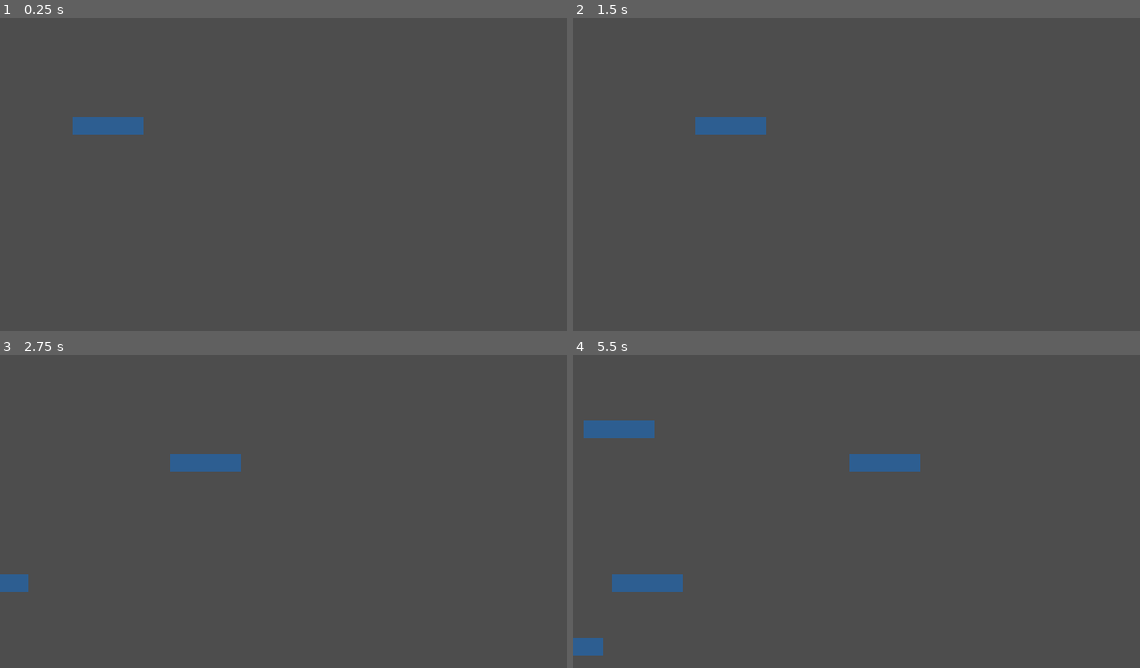
Above: before the commit, frames 1-4 (two rows, left to right).
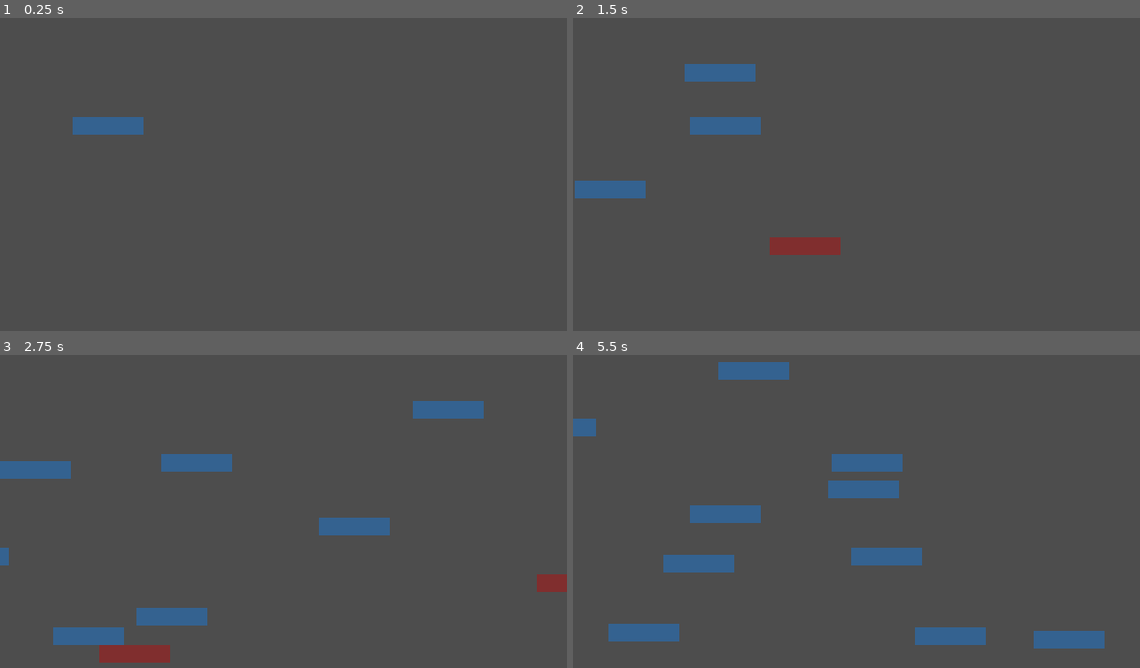
Above: after the commit, the same moments.

Repository: daniboygg/ludumdare-58
Game: Godot game, scene res://main.tscn
The game is run twice, just before and just after one commit, with the same random seed, the same clock (stepped at 60 frames per second) and the same inputs.
Inputs (mouse positions are in pixels of both pictures, inside the frame that each line leads up to):
- Up to frame 1 (0.25 s): no input
- Up to frame 2 (1.5 s): move the mouse to (981, 161) at 0.52 s; move the mouse to (743, 193) at 1.27 s
- Up to frame 3 (2.75 s): move the mouse to (340, 442) at 2.02 s
- Up to frame 4 (5.5 s): move the mouse to (828, 577) at 2.77 s; move the mouse to (1026, 561) at 3.52 s; move the mouse to (686, 467) at 4.27 s; move the mouse to (884, 514) at 5.02 s

The runs differ from the first frame. In frame 2, 2.2% of the frame differs, in the area x 0-48%, y 14-76%; in frame 3, 5.1%; in frame 4, 7.7%, in the area x 0-94%, y 2-97%.

Commit message:
Add bad corrupt memory

Diff:
--- a/level.gd
+++ b/level.gd
@@ -3,26 +3,30 @@
 @onready var timer: Timer = $Timer
 
 const MEMORY := preload("uid://d36yllicrg8s1")
-const MIN_TIME := 1
-const MAX_TIME := 2
 
 func _ready() -> void:
-	timer.wait_time = randf_range(MIN_TIME, MAX_TIME)
-	timer.start()
-
-
-func _process(delta: float) -> void:
 	pass
 
 
 func create_memory_bar():
 	var instance: Memory = MEMORY.instantiate()
-	instance.position.x = 0 - instance.width
-	instance.position.y = randi_range(0, Globals.HEIGHT - instance.height)
+	var start := Vector2(
+		0 - instance.width,
+		randi_range(0, Globals.HEIGHT - instance.height),
+	)
+	instance.start_on_position(start)
+	var bad_probability = randf()
+	if bad_probability < 0.3:
+		instance.make_corrupt()
+		instance.speed = randf_range(100, 175)
+	else:
+		instance.make_legit()
+		instance.speed = randf_range(50, 150)
+
 	self.add_child(instance)
 
 
 func _on_timer_timeout() -> void:
 	create_memory_bar()
-	timer.wait_time = randf_range(MIN_TIME, MAX_TIME)
+	timer.wait_time = randf_range(0.2, 0.5)
 	timer.start()
--- a/main.tscn
+++ b/main.tscn
@@ -12,5 +12,7 @@
 position = Vector2(36, 56)
 
 [node name="Timer" type="Timer" parent="Level"]
+wait_time = 0.5
+autostart = true
 
 [connection signal="timeout" from="Level/Timer" to="Level" method="_on_timer_timeout"]
--- a/memory.gd
+++ b/memory.gd
@@ -4,18 +4,23 @@
 @export var height := 10
 @export var width := 40
 @export var speed := 20.0
-@export var deviation := speed * 0.2
 
 @onready var color_rect: ColorRect = $ColorRect
 @onready var area_2d: Area2D = $Area2D
 @onready var collision_shape_2d: CollisionShape2D = $Area2D/CollisionShape2D
 @onready var label: Label = $Label
 
-const color_base := Color("#2d5e91")
-const color_highlight := Color("#5e9ee0ff")
+
+const color_good_base := Color("#346290")
+const color_good_highlight := Color("467db3ff")
+const color_bad_base := Color("#802e2e")
+const color_bad_highlight := Color("c04747ff")
+
+var color_base := color_good_base
+var color_highlight := color_good_highlight
+
 
 func _ready():
-	speed = randf_range(speed - deviation, speed + deviation)
 	color_rect.size.x = width
 	color_rect.color = color_base
 	collision_shape_2d.shape.size.x = width
@@ -33,3 +38,17 @@
 
 	if position.x > Globals.WIDTH:
 		queue_free()
+
+
+func start_on_position(new_position: Vector2):
+	position = new_position
+
+
+func make_legit():
+	color_base = color_good_base
+	color_highlight = color_good_highlight
+
+
+func make_corrupt():
+	color_base = color_bad_base
+	color_highlight = color_bad_highlight
